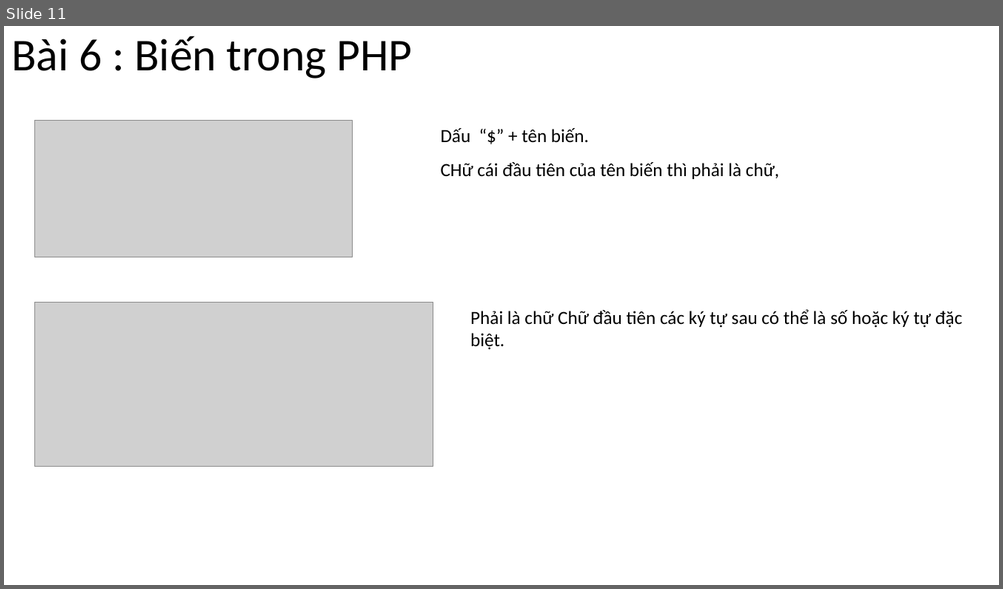
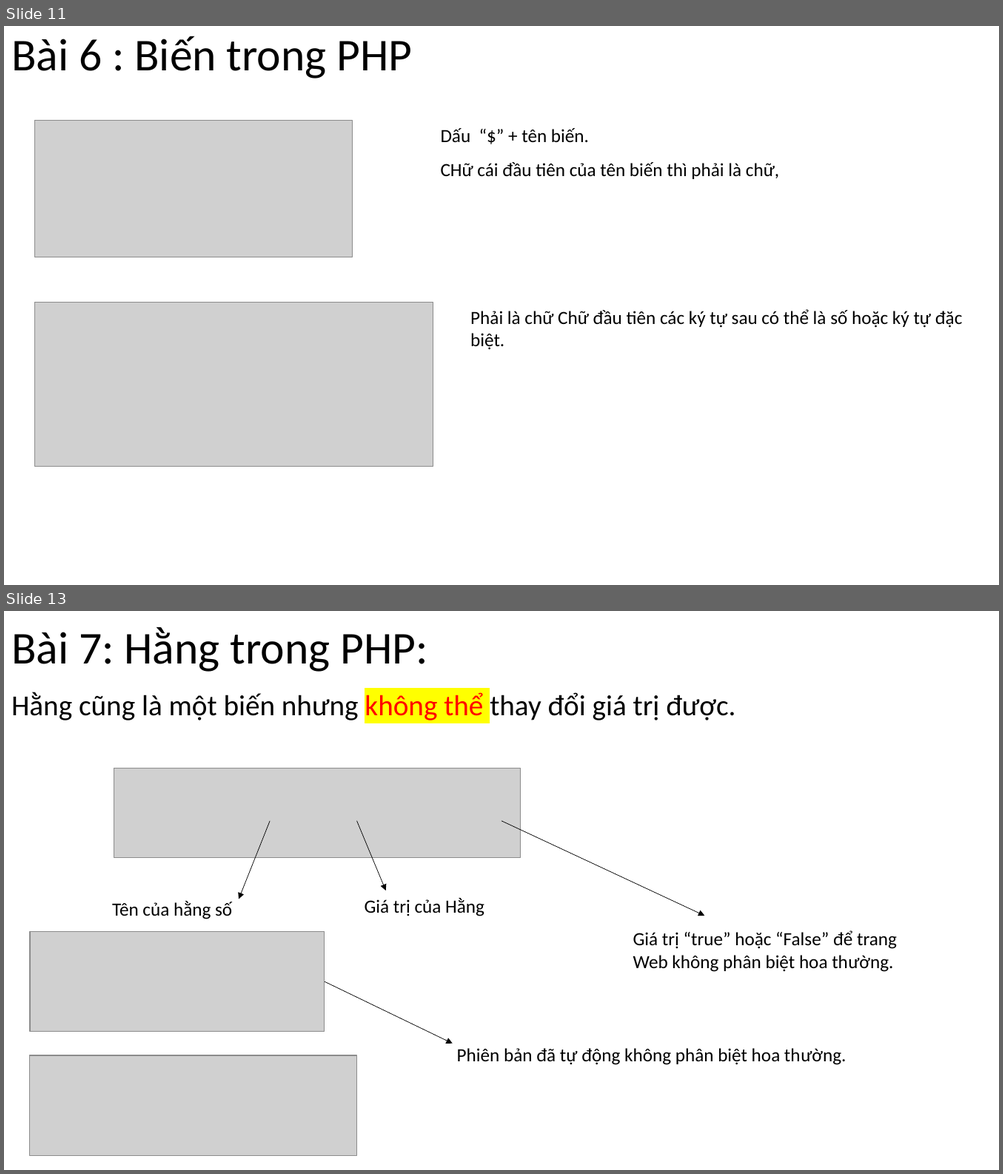
Before and after one commit to DangVanDoan05/LapTrinhWebPHP, a slide deck: Các khái niệm cơ bản của PHP.pptx. Shown one above the other, each under a label of ours: slide 11 before the commit, slides 11 and 13 after it; the slides between them are not shown. The pictures are 1003x589 and 1003x1174 pixels, drawn with LibreOffice and Linux fonts; fonts in the diff are those of the drawing; grey boxes stand for pictures. Boxes give left, top, right and bottom in pixels: in the first picture for what was removed or moved away, otherwise in the second. Text is boxed around its words. In the diff, an @@ line names an element or a change of style, - is before the commit and + after.

```diff
--- a/Các khái niệm cơ bản của PHP.pptx
+++ b/Các khái niệm cơ bản của PHP.pptx
@@ slide 13 added at box(4, 611, 999, 1170), background #FFFFFF @@
@@ title added at box(11, 627, 427, 672), 44 pt, text #000000 @@
+Bài 7: Hằng trong PHP:
@@ text added at box(11, 692, 735, 721), 28 pt, text #000000 @@
+Hằng cũng là một biến nhưng không thể thay đổi giá trị được.
@@ picture added at box(114, 769, 521, 858) @@
@@ arrow added from (270, 821) to (239, 899), #000000 0.5 pt @@
@@ arrow added from (357, 821) to (386, 891), #000000 0.5 pt @@
@@ arrow added from (502, 821) to (705, 916), #000000 0.5 pt @@
@@ text added at box(364, 898, 484, 917), 18 pt, text #000000 @@
+Giá trị của Hằng
@@ text added at box(112, 901, 232, 920), 18 pt, text #000000 @@
+Tên của hằng số
@@ picture added at box(30, 932, 325, 1032) @@
@@ text added at box(633, 931, 896, 972), 18 pt, text #000000 @@
+Giá trị “true” hoặc “False” để trang Web không phân biệt hoa thường.
@@ arrow added from (325, 982) to (452, 1044), #000000 0.5 pt @@
@@ text added at box(457, 1048, 845, 1065), 18 pt, text #000000 @@
+Phiên bản đã tự động không phân biệt hoa thường.
@@ picture added at box(30, 1056, 357, 1156) @@
```
Also in this commit, not shown: 2 slides changed, 8 other slides added.
